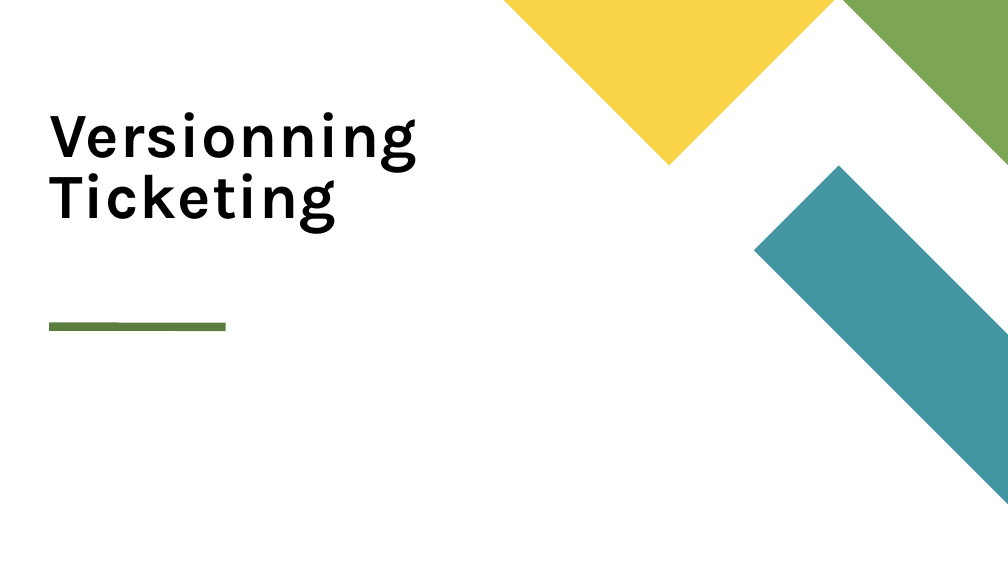
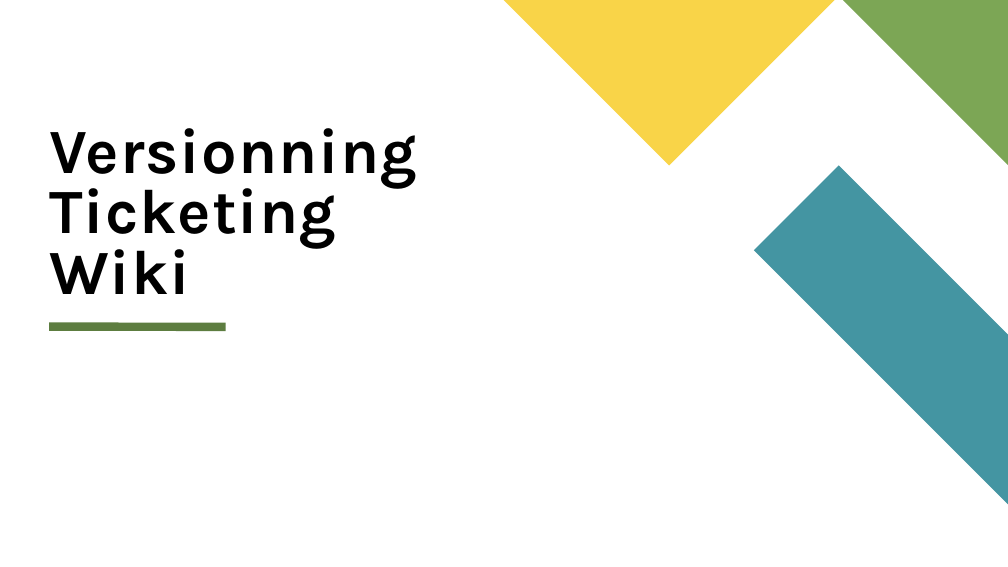
Before and after one commit to RMurier/CESI-BAC-3-CUBE-2-PERSO, a slide deck: slide 9 of documents/CESIZen.pptx. Drawn at 1008x567 pixels with LibreOffice and Linux fonts; fonts in the diff are those of the drawing. Boxes give left, top, right and bottom in pixels: in the first picture for what was removed or moved away, otherwise in the second. Text is boxed around its words. In the diff, an @@ line names an element or a change of style, - is before the commit and + after.

```diff
--- a/documents/CESIZen.pptx
+++ b/documents/CESIZen.pptx
@@ title at (49,128,417,294): text changed @@
-Versionning Ticketing
+Versionning Ticketing
+Wiki
```
Also in this commit, not shown: 4 other slides changed, 2 slides added, 4 other files.
